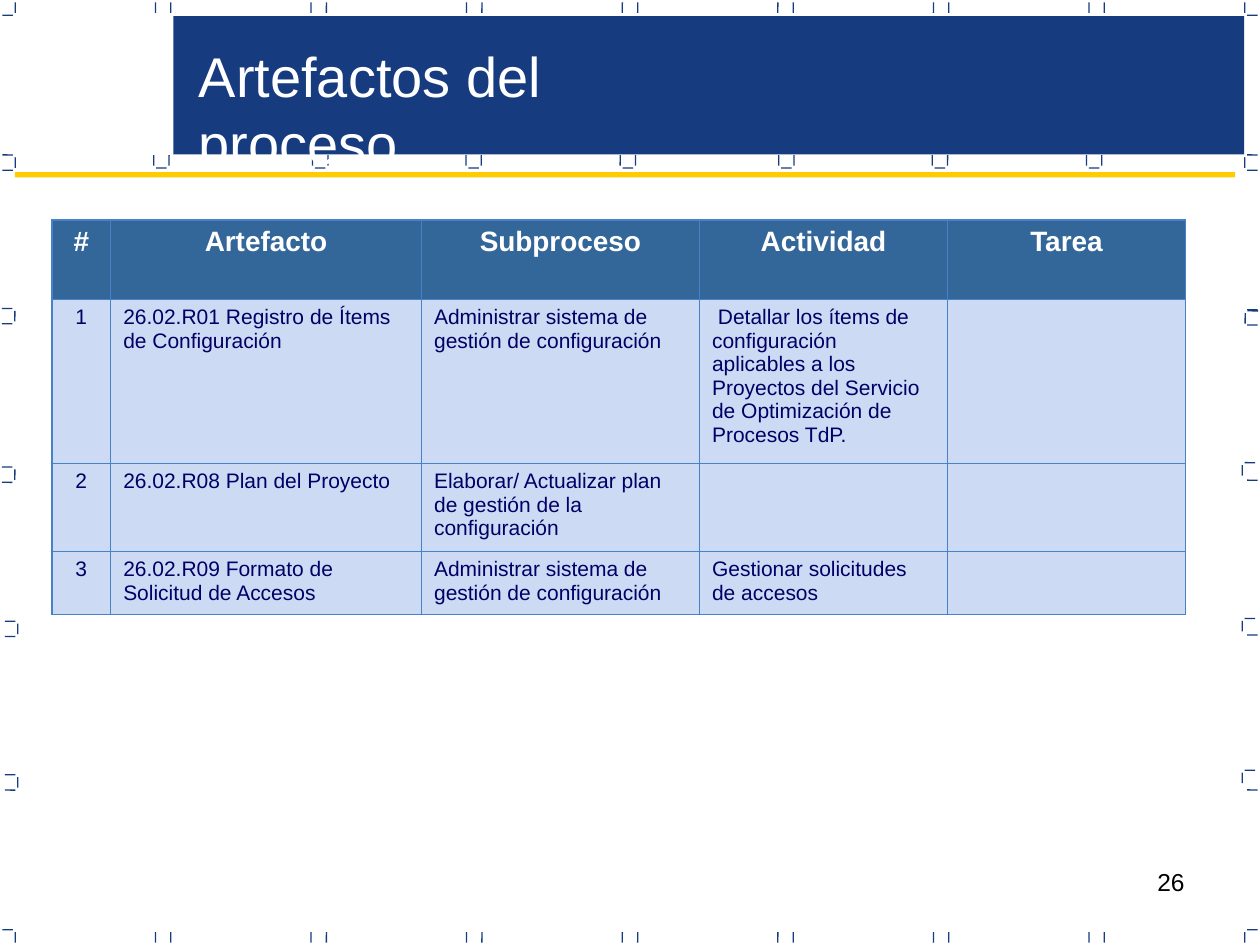
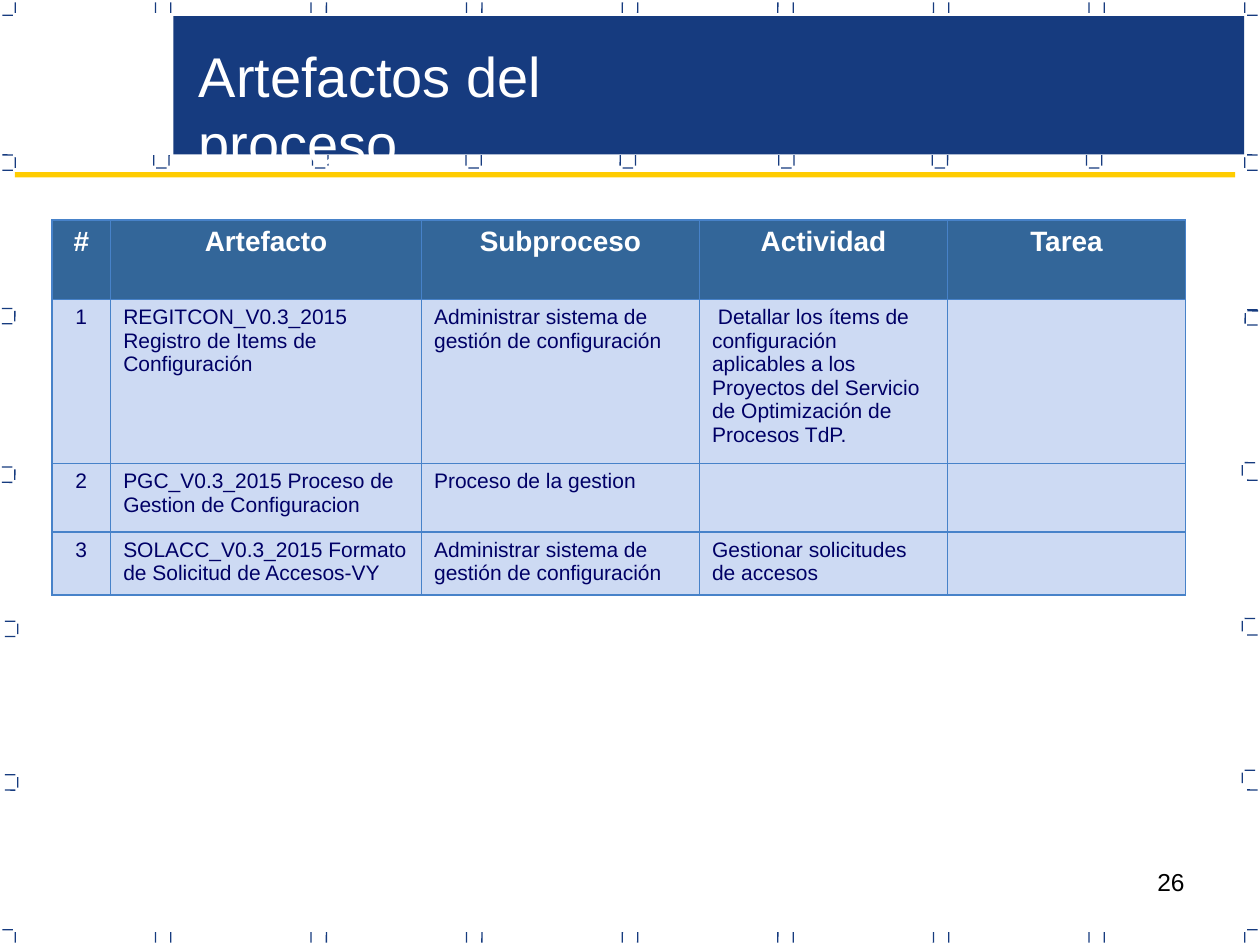
Before and after one commit to CreativeCheeseGame/BoundPhysic, a slide deck: slide 26 of Area de Proceso Gestion Configuracion/PGC_V0.3_2015 Proceso de Gestion de Configuracion.pptx. Drawn at 1260x945 pixels with LibreOffice and Linux fonts; fonts in the diff are those of the drawing. Boxes give left, top, right and bottom in pixels: in the first picture for what was removed or moved away, otherwise in the second. Text is boxed around its words. In the diff, an @@ line names an element or a change of style, - is before the commit and + after.

```diff
--- a/Area de Proceso Gestion Configuracion/PGC_V0.3_2015 Proceso de Gestion de Configuracion.pptx
+++ b/Area de Proceso Gestion Configuracion/PGC_V0.3_2015 Proceso de Gestion de Configuracion.pptx
@@ table at box(52, 220, 1187, 596) @@
-row 2, column 2: 26.02.R01 Registro de Ítems de Configuración
+row 2, column 2: REGITCON_V0.3_2015 Registro de Items de Configuración
-row 3, column 2: 26.02.R08 Plan del Proyecto
+row 3, column 2: PGC_V0.3_2015 Proceso de Gestion de Configuracion
-row 3, column 3: Elaborar/ Actualizar plan de gestión de la configuración
+row 3, column 3: Proceso de la gestion
-row 4, column 2: 26.02.R09 Formato de Solicitud de Accesos
+row 4, column 2: SOLACC_V0.3_2015 Formato de Solicitud de Accesos-VY
```
Also in this commit, not shown: 10 other slides changed, 1 slide removed.
